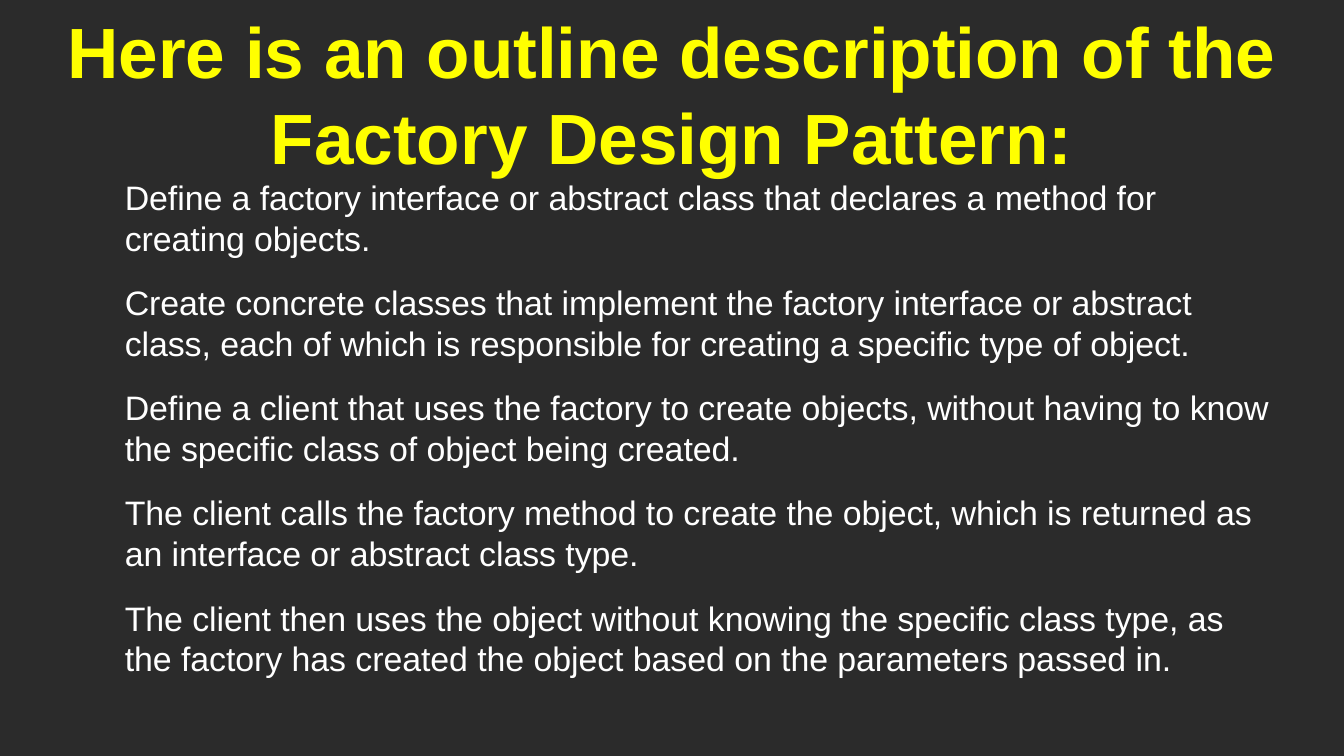
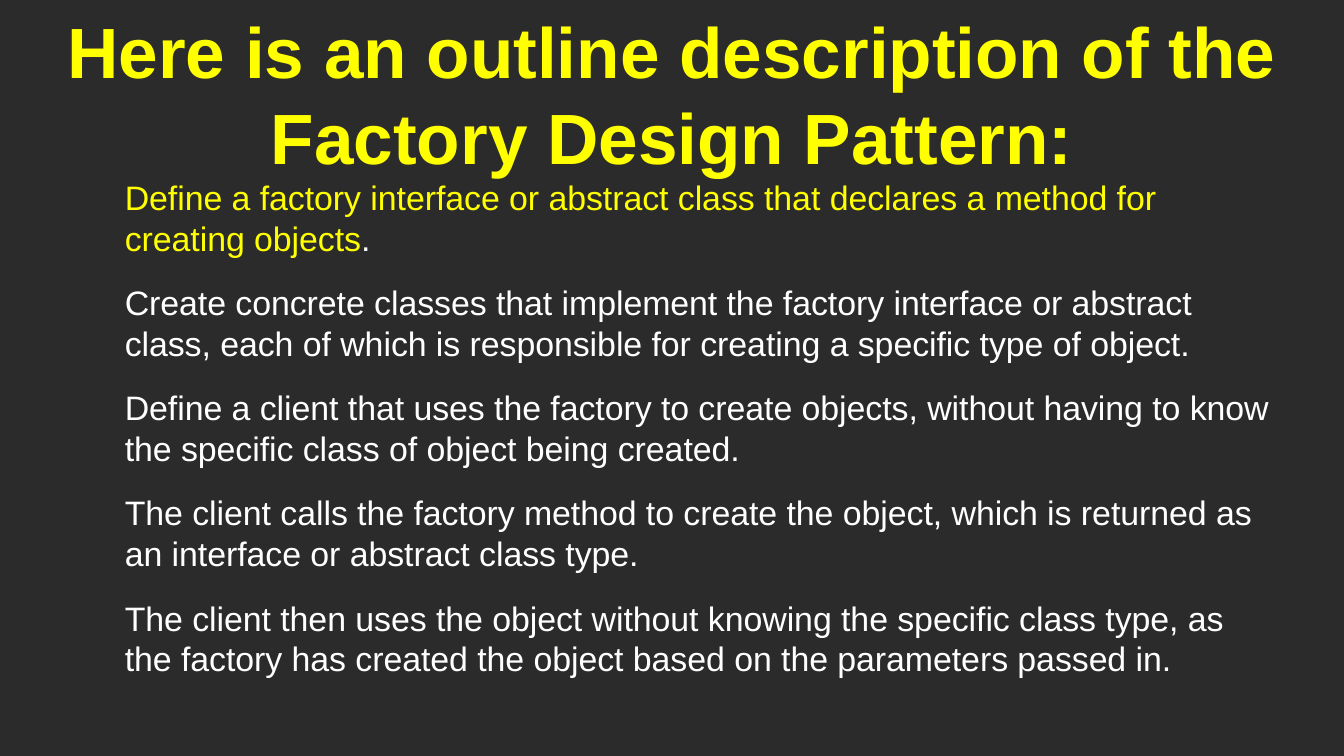
Before and after one commit to RayAndrade/TheRayCode, a slide deck: slide 7 of Untitled 1.odp. Drawn at 1344x756 pixels with LibreOffice and Linux fonts; fonts in the diff are those of the drawing; background and template pictures are left out; a plain dark background stands for a picture behind light text. Boxes give left, top, right and bottom in pixels: in the first picture for what was removed or moved away, otherwise in the second. Text is boxed around its words. In the diff, an @@ line names an element or a change of style, - is before the commit and + after.

```diff
--- a/Untitled 1.odp
+++ b/Untitled 1.odp
@@ text at [125, 185, 1156, 258]: text colour #FFFFFF to #FFFF00 in "Define a factory interface or abstract class ..." @@
```
Also in this commit, not shown: 3 other slides changed, 1 other file.
